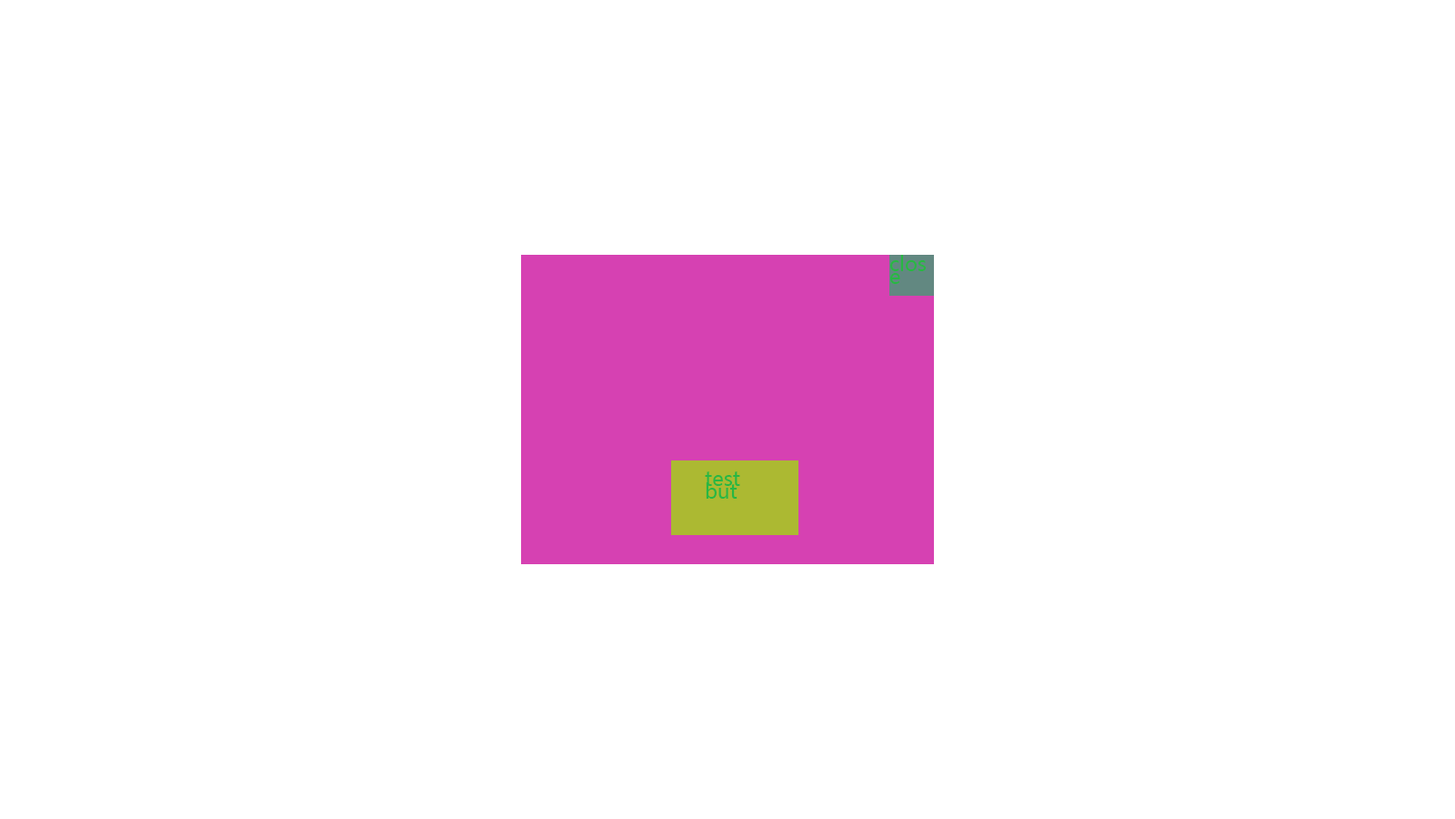
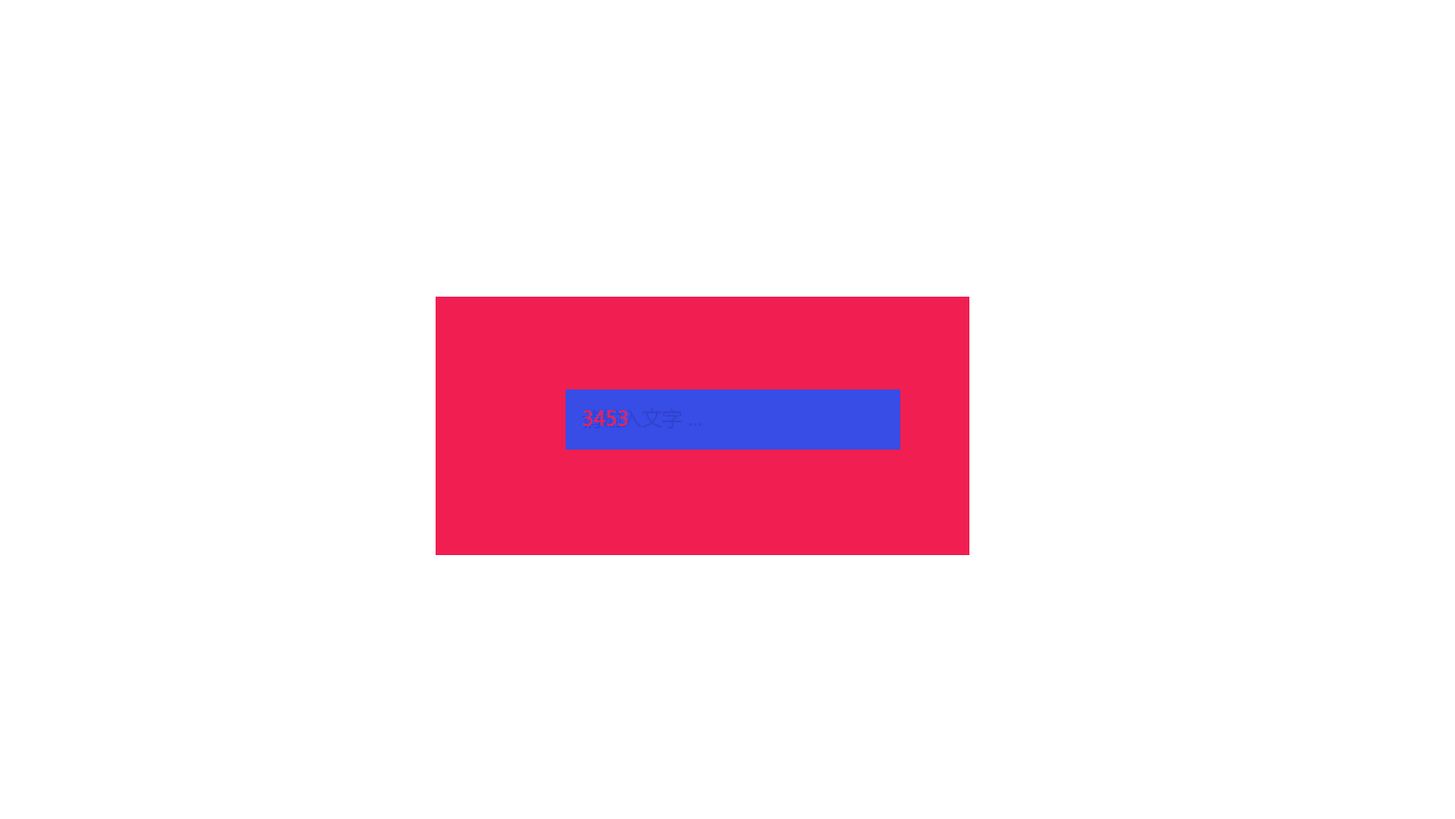
Before/after of a (1455, 819) layered artwork. What changed in the layer stack:
removed group "close@Button" (5 layers) from group "ButtonTemp" over box(889, 254, 935, 296)
removed layer "closeTitle" from group "close@Button" over box(890, 254, 927, 284)
removed layer "pressed" from group "close@Button" over box(889, 254, 935, 296)
removed layer "highLighted" from group "close@Button" over box(889, 254, 935, 296)
removed layer "disabled" from group "close@Button" over box(889, 254, 935, 296)
removed layer "normal" (1st of 2, in "ButtonTemp" › "close@Button") from group "close@Button" over box(889, 254, 935, 296)
removed group "bodyContent" (4 layers) from group "ButtonTemp" over box(671, 460, 799, 535)
removed group "contentBody" (3 layers) from group "bodyContent" over box(671, 460, 799, 535)
removed group "item@Button" (2 layers) from group "contentBody" over box(671, 460, 799, 535)
removed layer "Title" from group "item@Button" over box(704, 471, 741, 499)
removed layer "normal" (2nd of 2, in "ButtonTemp" › "bodyContent" › "contentBody" › "item@Button") from group "item@Button" over box(671, 460, 799, 535)
removed layer "background" from group "ButtonTemp" over box(521, 254, 935, 564)
added group "name@InputField" with 3 layers in group "InputFiled@Panel" over box(565, 389, 901, 450)
added layer "t_hellow" in group "name@InputField" over box(583, 410, 629, 426)
added layer "p_please" (69%) in group "name@InputField" over box(582, 407, 703, 429)
added layer "b_blue" in group "name@InputField" over box(565, 389, 901, 450)
added layer "b_red" in group "InputFiled@Panel" over box(435, 296, 970, 555)
